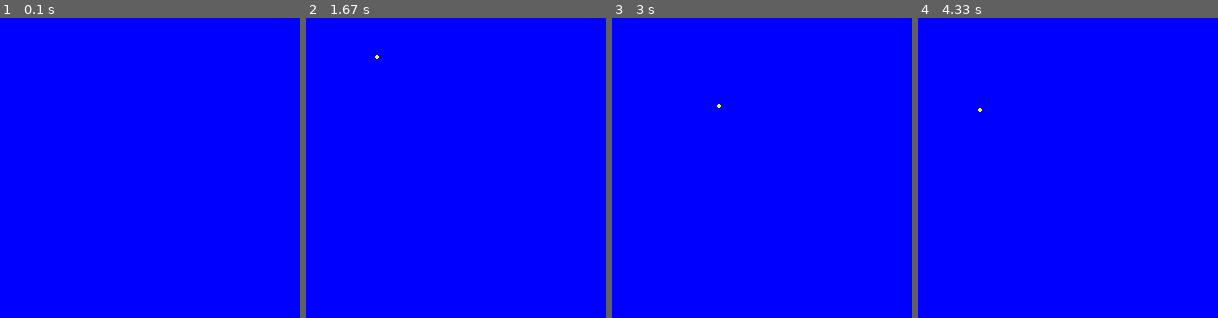
Above: before the commit, frames 1-4 (left to right).
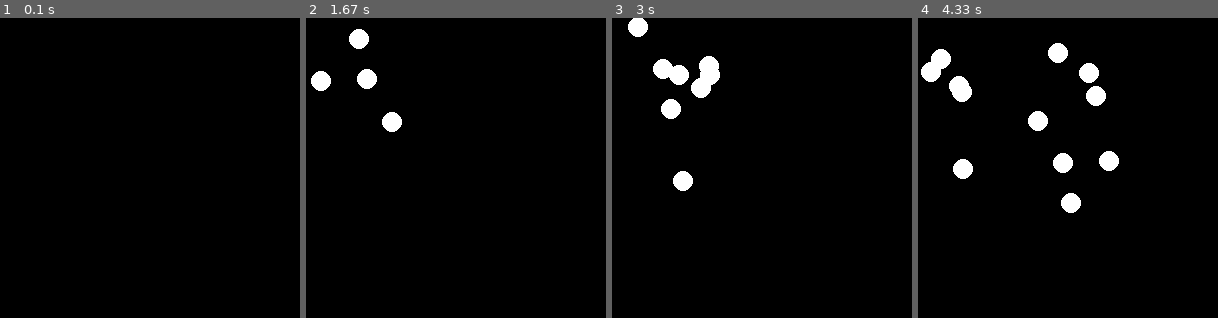
Above: after the commit, the same moments.

Repository: AidarusIkarus/pygame
Game: pygame game, started from main.py
Two runs of this game, one before a commit and one after it. Both use one fixed random seed, a clock stepped at 60 frames per second and the inputs below.
Inputs (mouse positions are in pixels of both pictures, inside the frame that each line leads up to):
- Up to frame 1 (0.1 s): no input
- Up to frame 2 (1.67 s): click (456, 168) at 0.38 s; click (456, 186) at 0.72 s; click (363, 123) at 1.05 s; click (378, 57) at 1.38 s
- Up to frame 3 (3 s): click (768, 66) at 1.72 s; click (747, 246) at 2.05 s; click (753, 117) at 2.38 s; click (720, 105) at 2.72 s
- Up to frame 4 (4.33 s): click (1146, 141) at 3.05 s; click (1161, 162) at 3.38 s; click (1131, 114) at 3.72 s; click (981, 111) at 4.05 s

The runs differ from the first frame. In frame 1, 100% of the frame differs, in the area x 0-100%, y 0-100%; in frame 2, 100%; in frame 3, 100%; in frame 4, 100%.

Commit message:
pg2 2 Шарики

Diff:
--- a/main.py
+++ b/main.py
@@ -1,36 +1,51 @@
 import pygame
 import os
 
-radius = float(0)
-
-
-def circle():
-    global radius
-    screen.fill(pygame.Color('blue'))
-    if boolean:
-        pygame.draw.circle(screen, 'yellow', (x, y), int(radius))
-        radius += 10 * clock.tick() / 1000
-
-
 if __name__ == '__main__':
     pygame.init()
-    pygame.display.set_caption('Жёлтый круг')
+    pygame.display.set_caption('Шарики')
     size = (300, 300)
 
     screen = pygame.display.set_mode(size)
     clock = pygame.time.Clock()
     running = True
     boolean = False
+    radius = 10
+    circles = []
 
     while running:
         for event in pygame.event.get():
             if event.type == pygame.QUIT:
                 running = False
             if event.type == pygame.MOUSEBUTTONDOWN:
-                radius = float(0)
                 x, y = event.pos
-                boolean = True
+                if x < radius:
+                    x = radius
+                if y < radius:
+                    y = radius
+                circles.append([x, y, 1, -1])
 
-        circle()
+        screen.fill('black')
+        dt = clock.tick() / 1000
+        for elem in circles:
+            cur_x, cur_y, x_dir, y_dir = elem
+            pygame.draw.circle(screen, 'white', (int(cur_x), int(cur_y)), radius)
+            elem[0] -= x_dir * 100 / 1.414 * dt
+            elem[1] += y_dir * 100 / 1.414 * dt
+            if cur_x < radius:
+                elem[0] = radius
+                elem[2] = -elem[2]
+
+            if cur_x > size[0] - radius:
+                elem[0] = size[0] - radius
+                elem[2] = -elem[2]
+
+            if cur_y < radius:
+                elem[1] = radius
+                elem[3] = -elem[3]
+
+            if cur_y > size[1] - radius:
+                elem[1] = size[1] - radius
+                elem[3] = -elem[3]
         pygame.display.flip()
     pygame.quit()
